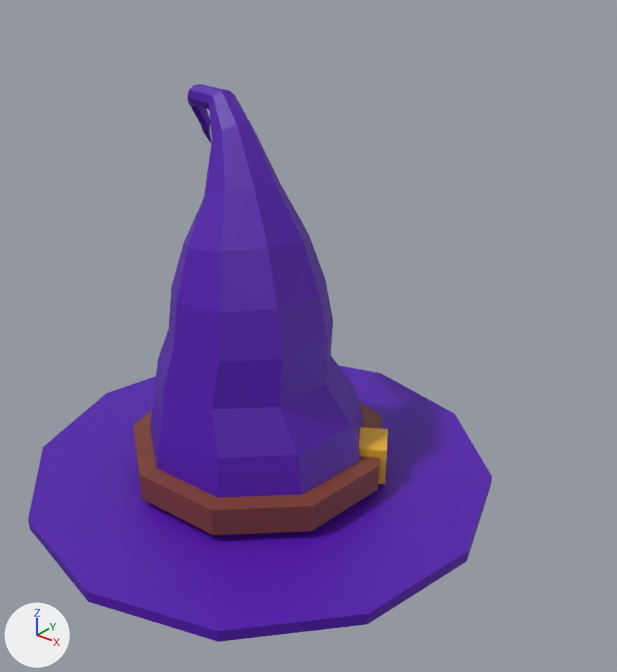
The glTF model src/assetsx/witch-hat.glb: old version first, new version second.
The view is the same before and after, from a 50 mm lens placed at (0.818, -1.097, 0.994), pointed at (0.009, -0.085, 0.367). The axes (+X, +Y, +Z) are drawn at lower left. The lights are the same throughout. Where no turn or scale is listed for an object, it has been applied to the vertices. Vertices at the same position are counted once.
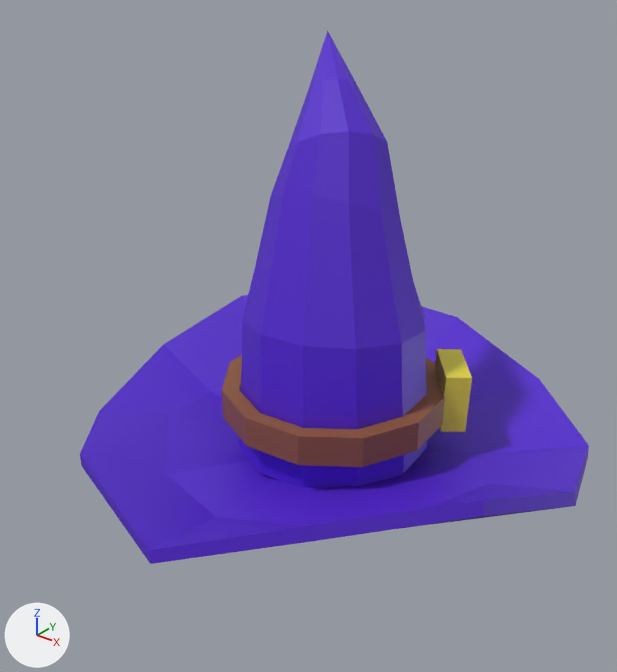
Pixel boxes [x1, y1, x2, y2] of what changed, in the pictures (617 x 672 px):
'Cylinder', deleted (purple)
    before: [28, 366, 492, 642]
'Cylinder.002', reshaped, moved, rescaled, turned
    before: [133, 401, 381, 535]
    after: [239, 31, 427, 488]
'Circle', added
    after: [80, 295, 589, 564]
'Cylinder.001', reshaped, moved, turned, rescaled
    before: [150, 84, 363, 535]
    after: [222, 355, 445, 467]
'Cube', reshaped, moved, turned, rescaled
    before: [359, 427, 388, 484]
    after: [435, 349, 472, 432]

Diff of the bpy script that builds the scene:
```diff
--- a/src/assetsx/witch-hat.glb.py
+++ b/src/assetsx/witch-hat.glb.py
@@ me_cube_001 @@
 # used by ob_cube; location = (0.124, -0.084, 0.177); rotation_euler = (0.00805, -0.00964, 2.143), in degrees (0.5, -0.6, 123); scale = (0.646, 1.55, 0.646)
-me_cube_001.from_pydata(...)  # 525 vertices, 1050 faces; spans x -0.0518..0.0518, y -0.0272..0.003, z -0.0518..0.0518
-me_cube_001.materials.append(mat_gold)  # yellow #e7b12d
+me_cube_001.from_pydata(...)  # 8 vertices, 12 faces; spans x -0.0394..0.0394, y -0.0446..0.0446, z -0.0433..0.0433
+# me_cube_001 part 3: 525 vertices removed from x -0.0518..0.0518, y -0.0272..0.003, z -0.0518..0.0518; 8 vertices added at x -0.0394..0.0394, y -0.0446..0.0446, z -0.0433..0.0433
+me_cube_001.materials.append(mat_material_005)  # yellow #e7d943
@@ me_cylinder_002 @@
 # used by ob_cylinder_001; location = (-0.037, -0.165, 0.184); rotation_euler = (0.00805, -0.00964, 2.143), in degrees (0.5, -0.6, 123); scale = (0.646, 0.646, 0.646)
-me_cylinder_002.from_pydata(...)  # 126 vertices, 248 faces; spans x -0.313..0.327, y -0.298..0.318, z -0.079..0.895
-me_cylinder_002.materials.append(mat_cloth)  # purple #530bae
+me_cylinder_002.from_pydata(...)  # 48 vertices, 96 faces; spans x -0.202..0.202, y -0.202..0.202, z 0.176..0.232
+# me_cylinder_002 part 1: the whole mesh is rebuilt
+me_cylinder_002.materials.append(mat_material_004)  # brown #8f5938
@@ me_cylinder_003 @@
 # used by ob_cylinder_002; location = (-0.037, -0.165, 0.174); rotation_euler = (0.00805, -0.00964, 2.143), in degrees (0.5, -0.6, 123); scale = (0.602, 0.602, 0.602)
-me_cylinder_003.from_pydata(...)  # 18 vertices, 32 faces; spans x -0.365..0.365, y -0.348..0.37, z -0.04..0.04
-me_cylinder_003.materials.append(mat_lether)  # brown #80412f
+me_cylinder_003.from_pydata(...)  # 97 vertices, 180 faces; spans x -0.165..0.165, y -0.165..0.165, z 0.115..0.784
+# me_cylinder_003 part 2: the whole mesh is rebuilt
+me_cylinder_003.materials.append(mat_material_002)  # purple #5524d0
@@ ob_cylinder @@
-ob_cylinder = bpy.data.objects.new('Cylinder', me_cylinder_001)
@@ ob_cube @@
 ob_cube = bpy.data.objects.new('Cube', me_cube_001)
-ob_cube.location = (0.124, -0.084, 0.177)
-ob_cube.rotation_euler = (0.00805, -0.00964, 2.143)  # degrees (0.5, -0.6, 123)
-ob_cube.scale = (0.646, 1.55, 0.646)
+ob_cube.location = (0.174, 0.122, 0.23)
+ob_cube.rotation_euler = (0.00718, 0.0166, 0.0523)  # degrees (0.4, 1, 3)
+ob_cube.scale = (1.29, 1.29, 1.29)
@@ ob_cylinder_001 @@
 ob_cylinder_001 = bpy.data.objects.new('Cylinder.001', me_cylinder_002)
-ob_cylinder_001.location = (-0.037, -0.165, 0.184)
-ob_cylinder_001.rotation_euler = (0.00805, -0.00964, 2.143)  # degrees (0.5, -0.6, 123)
-ob_cylinder_001.scale = (0.646, 0.646, 0.646)
+ob_cylinder_001.location = (0.0, 0.0, 0.014)
@@ ob_cylinder_002 @@
 ob_cylinder_002 = bpy.data.objects.new('Cylinder.002', me_cylinder_003)
-ob_cylinder_002.location = (-0.037, -0.165, 0.174)
-ob_cylinder_002.rotation_euler = (0.00805, -0.00964, 2.143)  # degrees (0.5, -0.6, 123)
-ob_cylinder_002.scale = (0.602, 0.602, 0.602)
+ob_cylinder_002.location = (0.0, 0.0, 0.0)
+ob_cylinder_002.scale = (1.06, 1.06, 1.06)
@@ ob_circle @@
+ob_circle = bpy.data.objects.new('Circle', me_circle_001)  # 96 vertices, 188 faces; spans x -0.462..0.474, y -0.46..0.459, z -0.055..0.161; in mat_material_002 (purple #5524d0)
+ob_circle.location = (-0.006, 0.004, 0.103)
```
